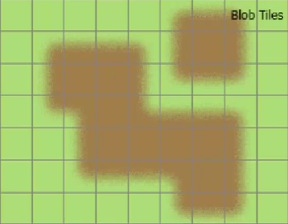
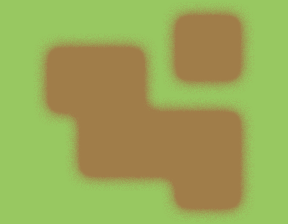
Before/after of a 288×224 layered artwork. What changed in the layer stack:
removed layer "Layer 3" over [0, 0, 288, 224]
added layer "tile" above "Background" over [48, 16, 240, 208]
painted on "Background" over [0, 0, 288, 224]
